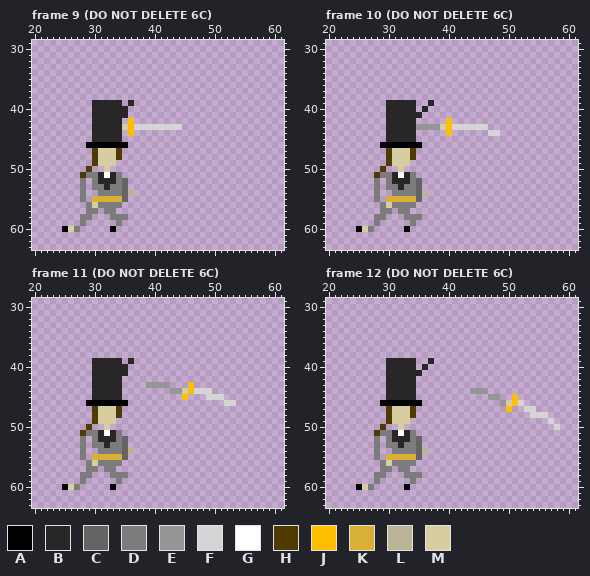
Two versions of one pixel-art file, GWS/Sprites/Movesets/HL Moveset/HL_Full_Moveset.ase. Above: the version before the commit.
64x64 pixels, 268 frames. Shown: frame 9 (DO NOT DELETE 6C): x 20..61, y 29..63; frame 10 (DO NOT DELETE 6C): x 20..61, y 29..63; frame 11 (DO NOT DELETE 6C): x 20..61, y 29..63; frame 12 (DO NOT DELETE 6C): x 20..61, y 29..63. The commit also changed other frames, which this record leaves out.
Visible layers, top first: "Layer 1", "Flattened".
Palette (. is transparent): A #000000  B #282626  C #656464  D #7c7c7c  E #979696  F #d5d5d5  G #ffffff  H #4f3b00  J #ffbf00  K #d9b036  L #bab395  M #d6cda0
Pixels before, frame 9 (DO NOT DELETE 6C), first column x 25:
39 .....BBBBB.B........
40 .....BBBBBB.........
41 .....BBBBBB.........
42 .....BBBBB.J........
43 .....BBBBBMJFFFFFFFF
44 .....BBBBB.J........
45 .....BBBBB..........
46 ....AAAAAAA.........
47 .....HMMMH..........
48 .....HMMMH..........
49 .....HMMM...........
50 ....H..M............
51 ...HDDBGBD..........
52 ...D.DBBBDC.........
53 ...D.DDBDDC.........
54 ...D..DDDDCL........
55 ...D.KKKKKC.........
56 ....DMDDDD..........
57 ....DD.DD...........
58 ...DD...DDD.........
59 ...D.....D..........
60 AMD.....A...........
Pixels before, frame 10 (DO NOT DELETE 6C), first column x 25:
39 .....BBBBB..B...........
40 .....BBBBB.B............
41 .....BBBBBB.............
42 .....BBBBB.....J........
43 .....BBBBBEEEEMJFFFFFF..
44 .....BBBBB.....J......FF
45 .....BBBBB..............
46 ....AAAAAAA.............
47 .....HMMMH..............
48 .....HMMMH..............
49 .....HMMM...............
50 ....H..M................
51 ...HDDBGBD..............
52 ...D.DBBBDC.............
53 ...D.DDBDDC.............
54 ...D..DDDDCL............
55 ...D.KKKKKC.............
56 ....DMDDDD..............
57 ....DD.DD...............
58 ...DD...DDD.............
59 ...D.....D..............
60 AMD.....A...............
Pixels before, frame 11 (DO NOT DELETE 6C), first column x 25:
39 .....BBBBB.B.................
40 .....BBBBBB..................
41 .....BBBBBB..................
42 .....BBBBB...................
43 .....BBBBB....EEEE...J.......
44 .....BBBBB........EEMJFFF....
45 .....BBBBB..........J...FFF..
46 ....AAAAAAA................FF
47 .....HMMMH...................
48 .....HMMMH...................
49 .....HMMM....................
50 ....H..M.....................
51 ...HDDBGBD...................
52 ...D.DBBBDC..................
53 ...D.DDBDDC..................
54 ...D..DDDDCL.................
55 ...D.KKKKKC..................
56 ....DMDDDD...................
57 ....DD.DD....................
58 ...DD...DDD..................
59 ...D.....D...................
60 AMD.....A....................
Pixels before, frame 12 (DO NOT DELETE 6C), first column x 25:
39 .....BBBBB..B.....................
40 .....BBBBB.B......................
41 .....BBBBBB.......................
42 .....BBBBB........................
43 .....BBBBB........................
44 .....BBBBB.........EEE............
45 .....BBBBB............EE..J.......
46 ....AAAAAAA.............EMJF......
47 .....HMMMH...............J..FF....
48 .....HMMMH...................FFF..
49 .....HMMM.......................F.
50 ....H..M.........................F
51 ...HDDBGBD........................
52 ...D.DBBBDC.......................
53 ...D.DDBDDC.......................
54 ...D..DDDDCL......................
55 ...D.KKKKKC.......................
56 ....DMDDDD........................
57 ....DD.DD.........................
58 ...DD...DDD.......................
59 ...D.....D........................
60 AMD.....A.........................
And afterwards:
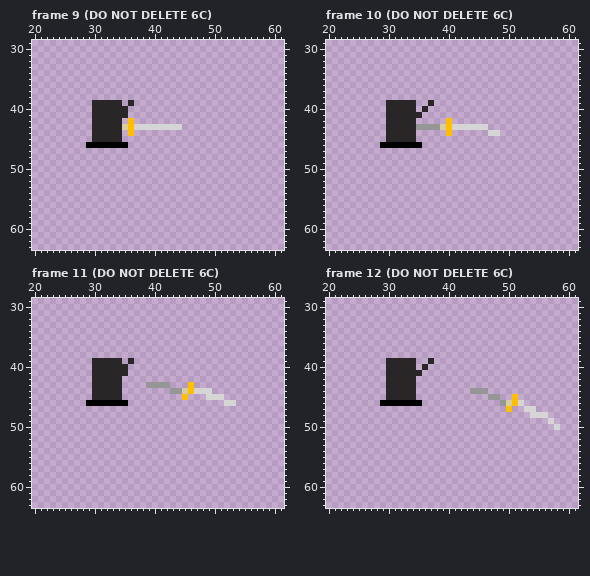
What changed:
layer "Flattened" now hidden
Frame 9 (DO NOT DELETE 6C):
Colour A is gone in row 60 at x 25 and 33.
Colour B is gone in row 51 at x 31 and 33; in row 52 at x 31 to 33; in row 53 at x 32.
Colour C is gone in rows 52 to 55 at x 35.
Colour D is gone in row 51 at x 29 to 30 and 34; in row 52 at x 28, 30 and 34; in row 53 at x 28, 30 to 31 and 33 to 34; in row 54 at x 28 and 31 to 34; in row 55 at x 28; in row 56 at x 29 and 31 to 34.
Colour D is gone in row 57 at x 29 to 30 and 32 to 33; in row 58 at x 28 to 29 and 33 to 35; in row 59 at x 28 and 34; in row 60 at x 27.
Colour G is gone in row 51 at x 32.
Colour H is gone in rows 47 to 48 at x 30 and 34; in row 49 at x 30; in row 50 at x 29; in row 51 at x 28.
Colour K is gone in row 55 at x 30 to 34.
Colour L is gone in row 54 at x 36.
Colour M is gone in rows 47 to 49 at x 31 to 33; in row 50 at x 32; in row 56 at x 30; in row 60 at x 26.
Frame 10 (DO NOT DELETE 6C): the same change as frame 9 (DO NOT DELETE 6C)
Frame 11 (DO NOT DELETE 6C): the same change as frame 9 (DO NOT DELETE 6C)
Frame 12 (DO NOT DELETE 6C): the same change as frame 9 (DO NOT DELETE 6C)
